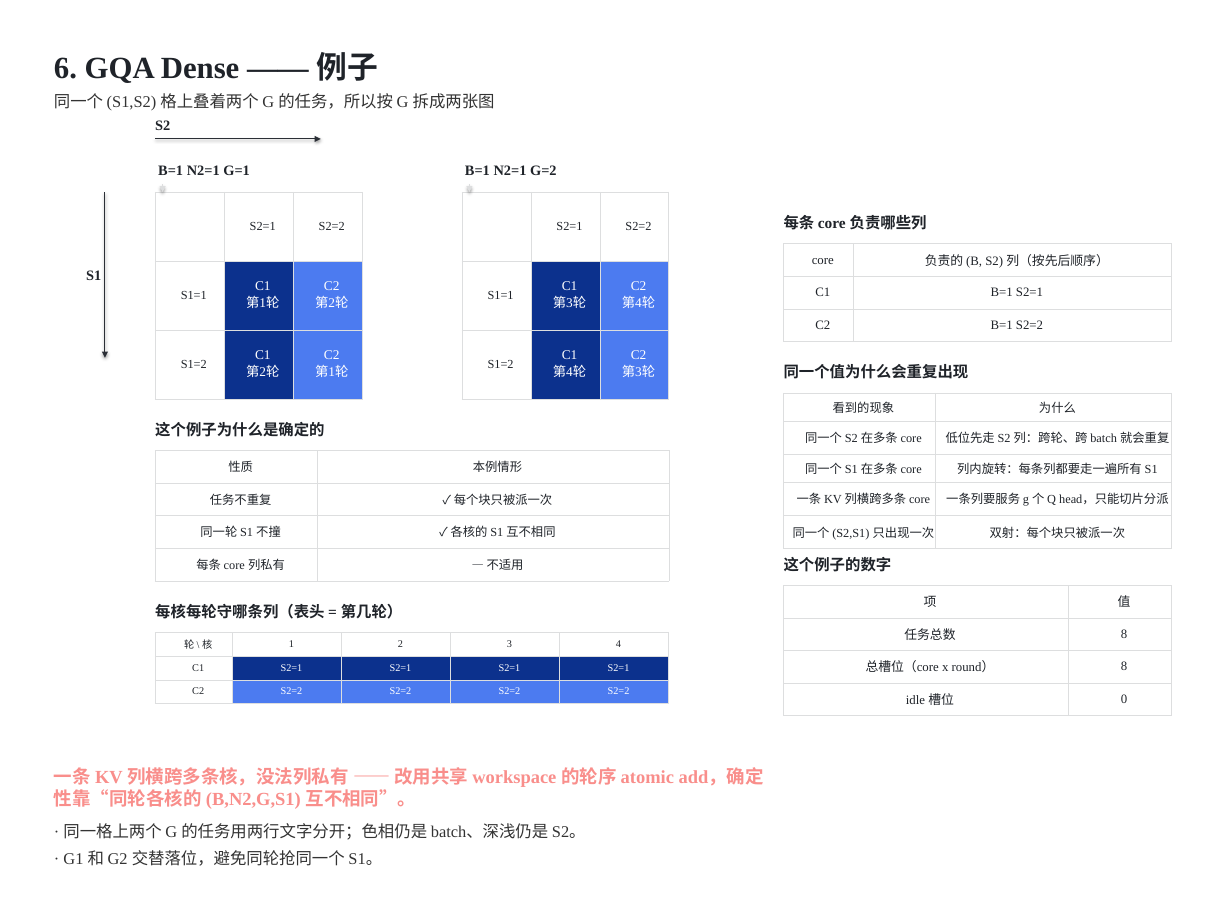
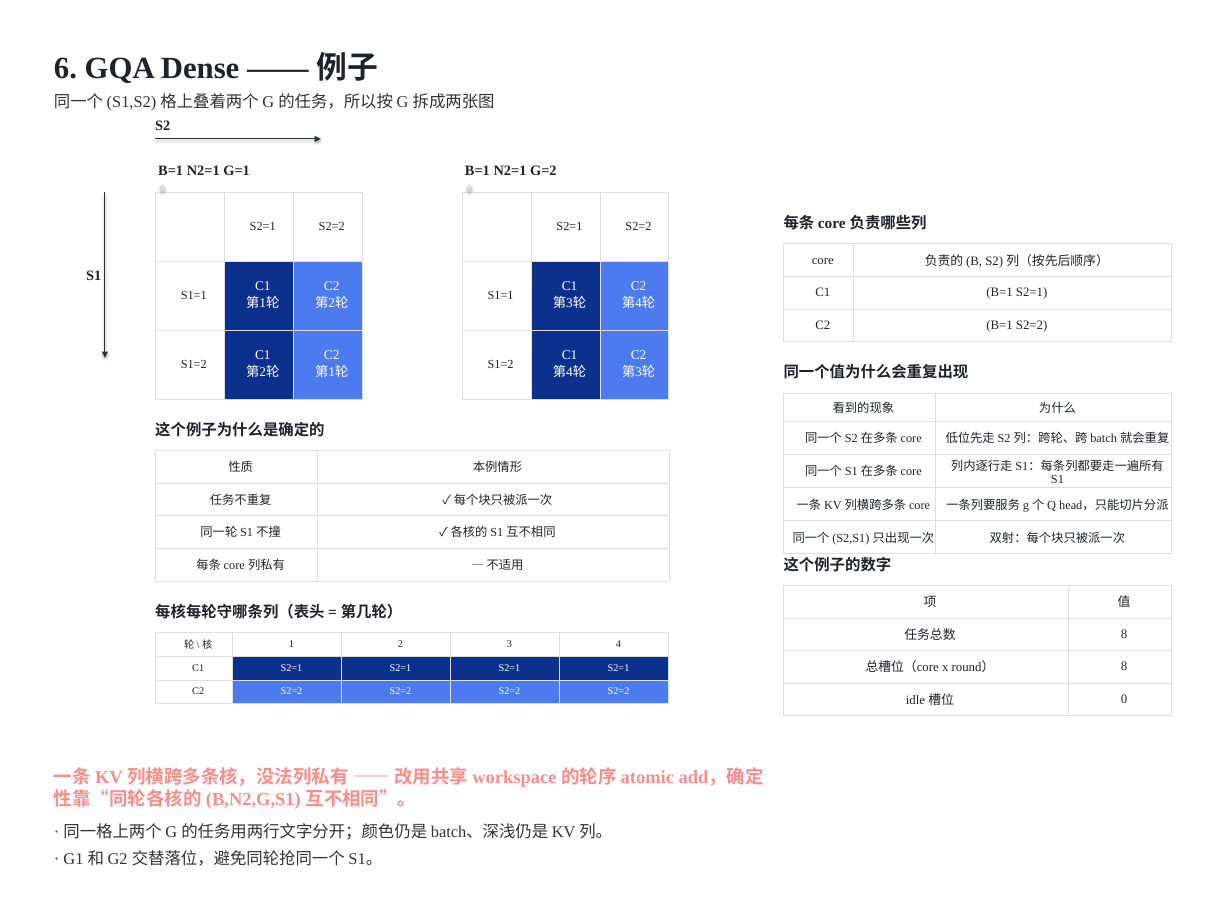
Before and after one commit to guomc9/SeeTen, a slide deck: slide 13 of cases/flash-attention-det-accum/out/v4-index-schedules.pptx (slide 12 before the commit). Drawn at 1232x924 pixels with LibreOffice and Linux fonts; fonts in the diff are those of the drawing. Boxes give left, top, right and bottom in pixels: in the first picture for what was removed or moved away, otherwise in the second. Text is boxed around its words. In the diff, an @@ line names an element or a change of style, - is before the commit and + after.

Commit message:
Explain the fold's virtual columns and how the two dense rules differ
- new page 4a: what a virtual row/column is - two real triangles fold into
  one rectangle, a table listing which real cells each virtual column is
  made of (with the batch count and buffer count), and a plain-vs-virtual
  comparison; the fold grid now shows the full real coordinate of each cell
  so the row/column flip is visible
- Dense Swizzle vs Dense Index: a selection table on both dense pages
  contrasting which axis the low task-id digit walks, where the cores land
  in one round, and when each rule is the right pick
- axis_grid: axis headers accept a `{v}` template (`虚拟列{v}`) and a
  head_size, so non-S1/S2 coordinate systems are labelled correctly
- cells holding several coordinates are bracketed ((B=1 S2=2) (B=2 S2=1))
- wording: drop "色相" and "旋转" in favour of plain descriptions
  (颜色 = batch / 颜色深浅 = 第几条 KV 列; 列内逐行走 S1; 先分批再分列)

```diff
--- a/cases/flash-attention-det-accum/out/v4-index-schedules.pptx
+++ b/cases/flash-attention-det-accum/out/v4-index-schedules.pptx
@@ table at <box>783,244,1171,341</box> @@
-row 2, column 2: B=1 S2=1
+row 2, column 2: (B=1 S2=1)
-row 3, column 2: B=1 S2=2
+row 3, column 2: (B=1 S2=2)
@@ table at <box>783,393,1171,549</box> @@
-row 3, column 2: 列内旋转：每条列都要走一遍所有 S1
+row 3, column 2: 列内逐行走 S1：每条列都要走一遍所有 S1
@@ text at <box>63,823,612,840</box>: text changed @@
-· 同一格上两个 G 的任务用两行文字分开；色相仍是 batch、深浅仍是 S2。
+· 同一格上两个 G 的任务用两行文字分开；颜色仍是 batch、深浅仍是 KV 列。
```
Also in this commit, not shown: 15 other slides changed, 1 slide added, 8 other files.
